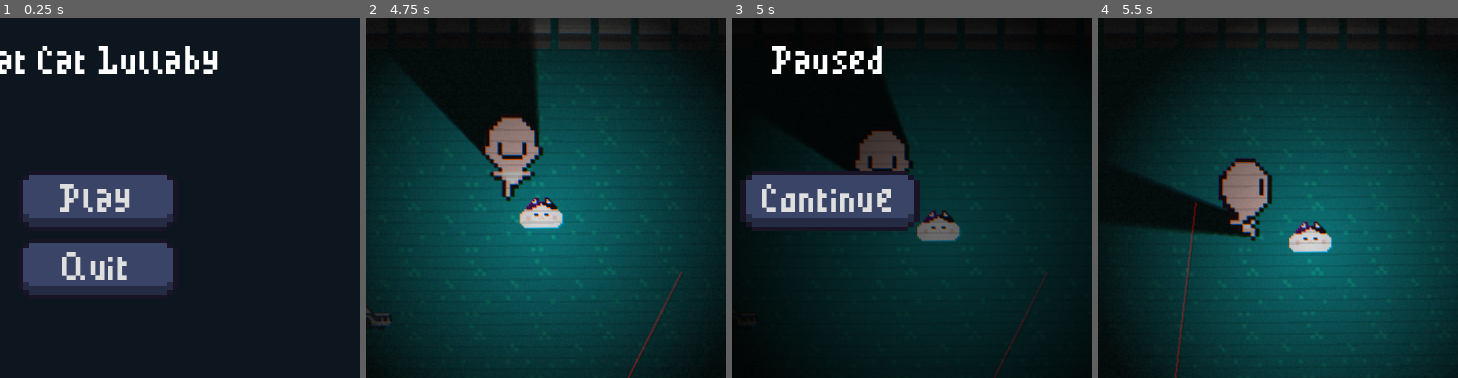
Above: before the commit, frames 1-4 (left to right).
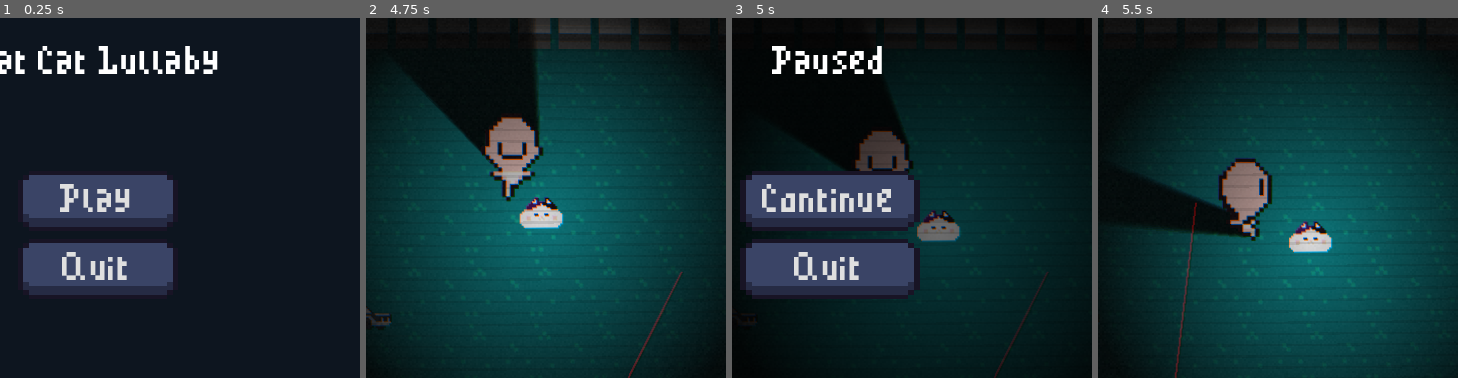
Above: after the commit, the same moments.

Repository: Sooshimi/fat-cat-lullaby
Game: Godot game, scene res://scenes/ui/main_menu.tscn
Same seed, same stepped clock (60 frames per second), same inputs: the game is played once before the commit and once after it.
Inputs (mouse positions are % of the whole screen's width and height, from its top left):
- Up to frame 1 (0.25 s): no input
- Up to frame 2 (4.75 s): click "Play" at 0.5 s; tap Enter at 1.25 s; move the mouse to (72, 45) at 1.27 s; click (72, 45) at 1.35 s; tap Space (jump) at 1.52, 2.27, 3.77, 4.52 s; move the mouse to (30, 55) at 2.02 s; click (30, 55) at 2.1 s; move the mouse to (60, 28) at 2.77 s; click (60, 28) at 2.85 s; move the mouse to (45, 70) at 3.52 s; click (45, 70) at 3.6 s; move the mouse to (80, 65) at 4.27 s; click (80, 65) at 4.35 s
- Up to frame 3 (5 s): tap Escape (escape) at 4.9 s
- Up to frame 4 (5.5 s): click "Continue" at 5 s
The pictures show only the part of the screen within x 36-86%, y 30-80%; the shares and areas given below are measured in that part.

Frames 1-2 are identical in both runs. In frame 3, 7.0% of the frame differs, in the area x 2-53%, y 61-79%; in frame 4, nothing differs.

Commit message:
Add quit button to pause menu

Diff:
--- a/scenes/ui/pause_menu.gd
+++ b/scenes/ui/pause_menu.gd
@@ -1,9 +1,12 @@
 extends Control
 
-func _ready():
+func _ready() -> void:
 	hide()
 
-func _on_continue_pressed():
+func _on_continue_pressed() -> void:
 	get_tree().paused = false
 	Input.set_mouse_mode(Input.MOUSE_MODE_HIDDEN)
 	hide()
+
+func _on_quit_pressed() -> void:
+	get_tree().quit()
--- a/scenes/ui/pause_menu.tscn
+++ b/scenes/ui/pause_menu.tscn
@@ -60,4 +60,14 @@
 theme = ExtResource("1_7ya8j")
 text = "Continue"
 
+[node name="MarginContainer2" type="MarginContainer" parent="MarginContainer/VBoxContainer/VBoxContainer"]
+custom_minimum_size = Vector2(70, 30)
+layout_mode = 2
+
+[node name="Quit" type="Button" parent="MarginContainer/VBoxContainer/VBoxContainer/MarginContainer2"]
+layout_mode = 2
+theme = ExtResource("1_7ya8j")
+text = "Quit"
+
 [connection signal="pressed" from="MarginContainer/VBoxContainer/VBoxContainer/MarginContainer/Continue" to="." method="_on_continue_pressed"]
+[connection signal="pressed" from="MarginContainer/VBoxContainer/VBoxContainer/MarginContainer2/Quit" to="." method="_on_quit_pressed"]
